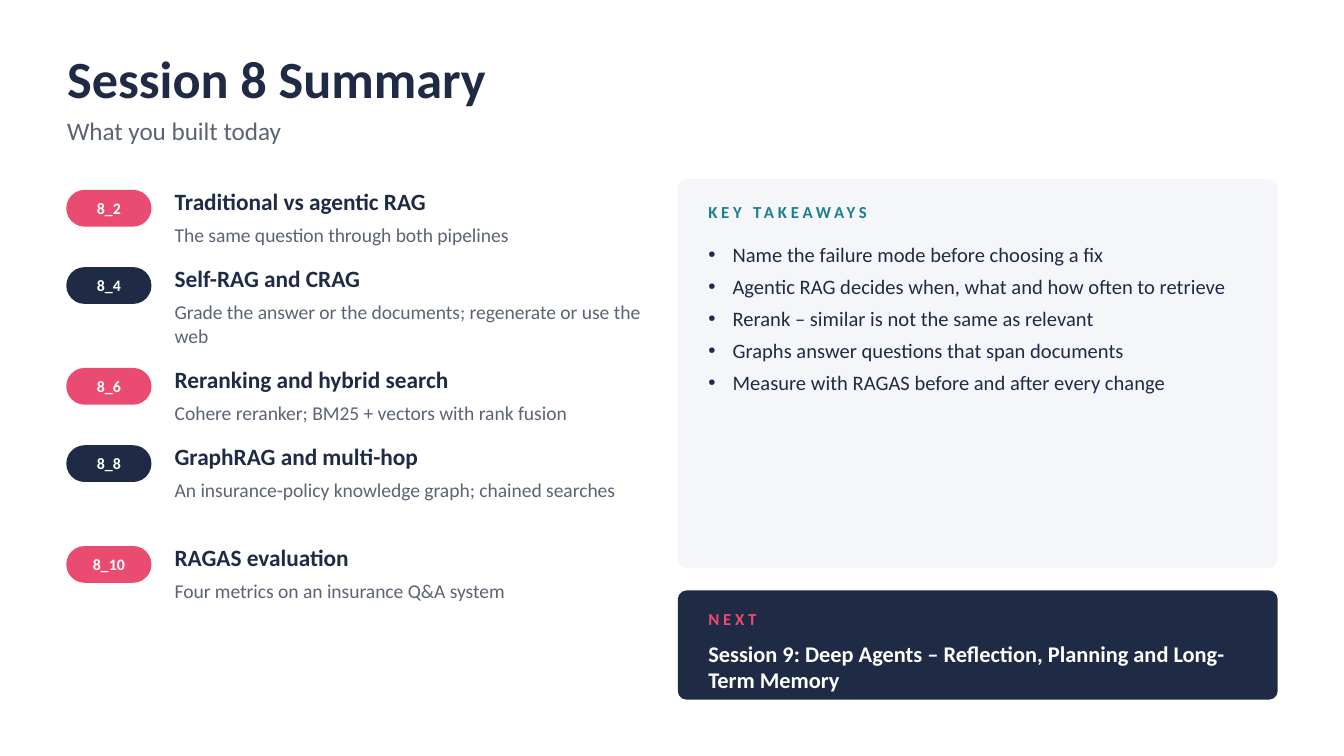
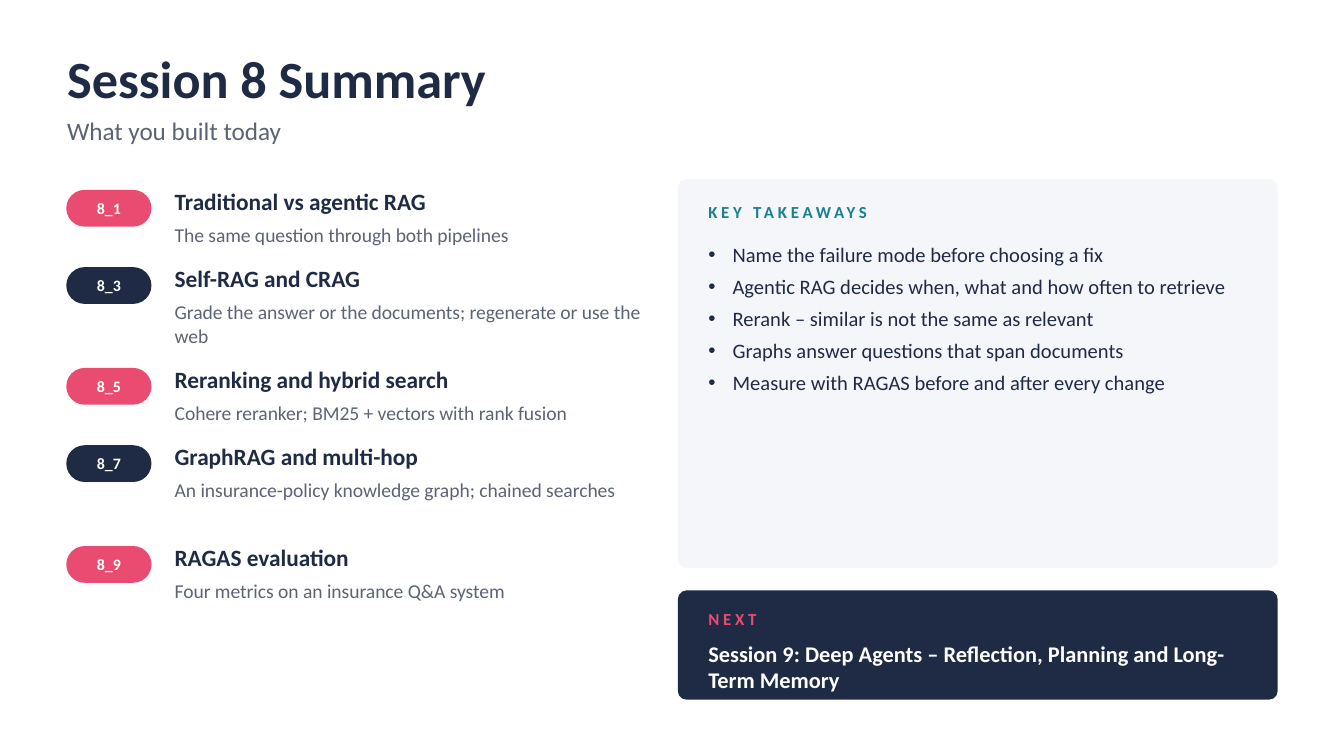
Before and after one commit to atulkahatecdac/agenticai, a slide deck: slide 126 of 16_PGP-Agentic/PGP_Agentic_AI.pptx. Drawn at 1344x756 pixels with LibreOffice and Linux fonts; fonts in the diff are those of the drawing. Boxes give left, top, right and bottom in pixels: in the first picture for what was removed or moved away, otherwise in the second. Text is boxed around its words. In the diff, an @@ line names an element or a change of style, - is before the commit and + after.

```diff
--- a/16_PGP-Agentic/PGP_Agentic_AI.pptx
+++ b/16_PGP-Agentic/PGP_Agentic_AI.pptx
@@ text at box(97, 203, 121, 216): text changed @@
-8_2
+8_1
@@ text at box(97, 280, 121, 294): text changed @@
-8_4
+8_3
@@ text at box(97, 381, 121, 394): text changed @@
-8_6
+8_5
@@ text at box(97, 458, 121, 472): text changed @@
-8_8
+8_7
@@ text at box(97, 559, 121, 572): text changed @@
-8_10
+8_9
```
Also in this commit, not shown: 13 other slides changed, 13 other files.
